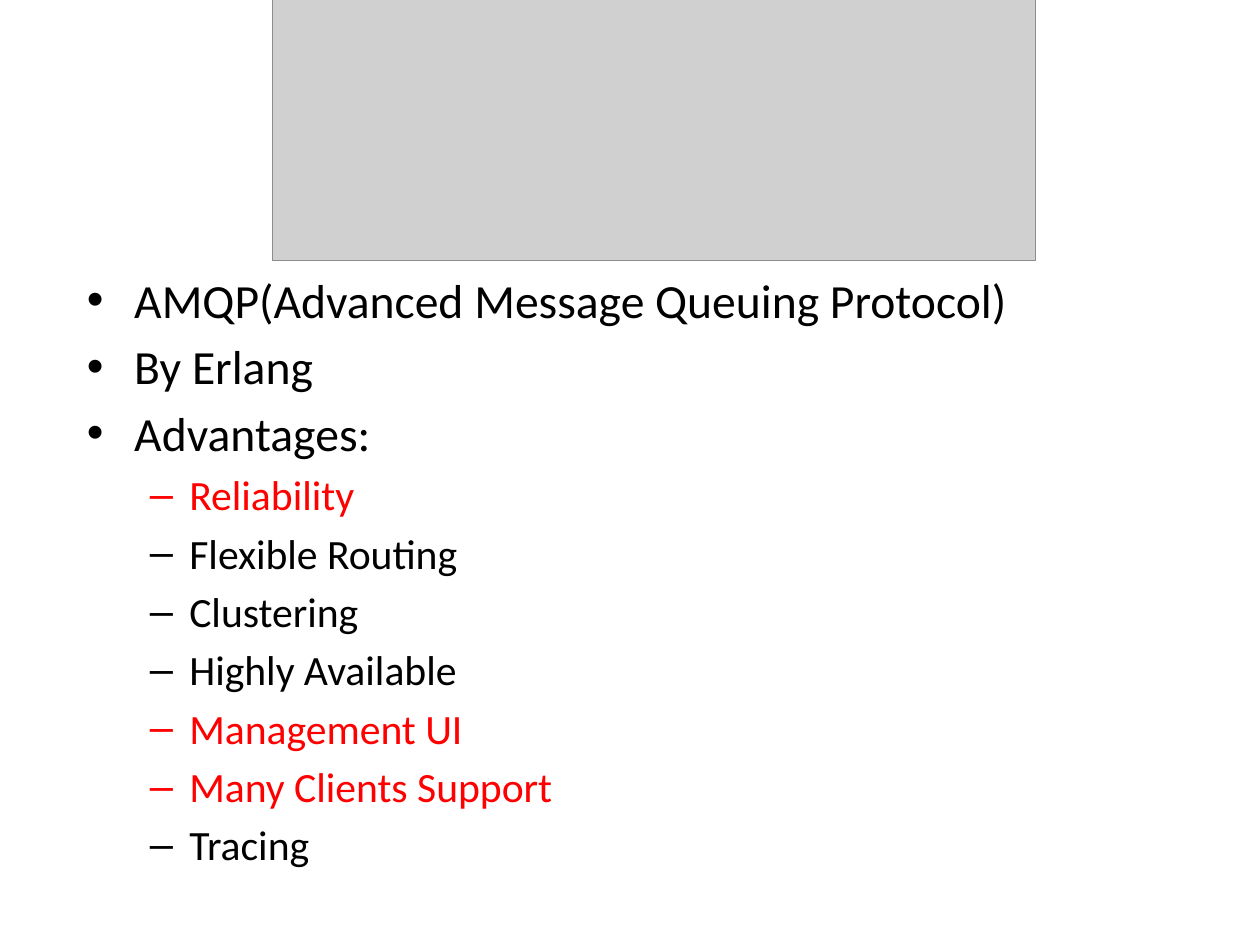
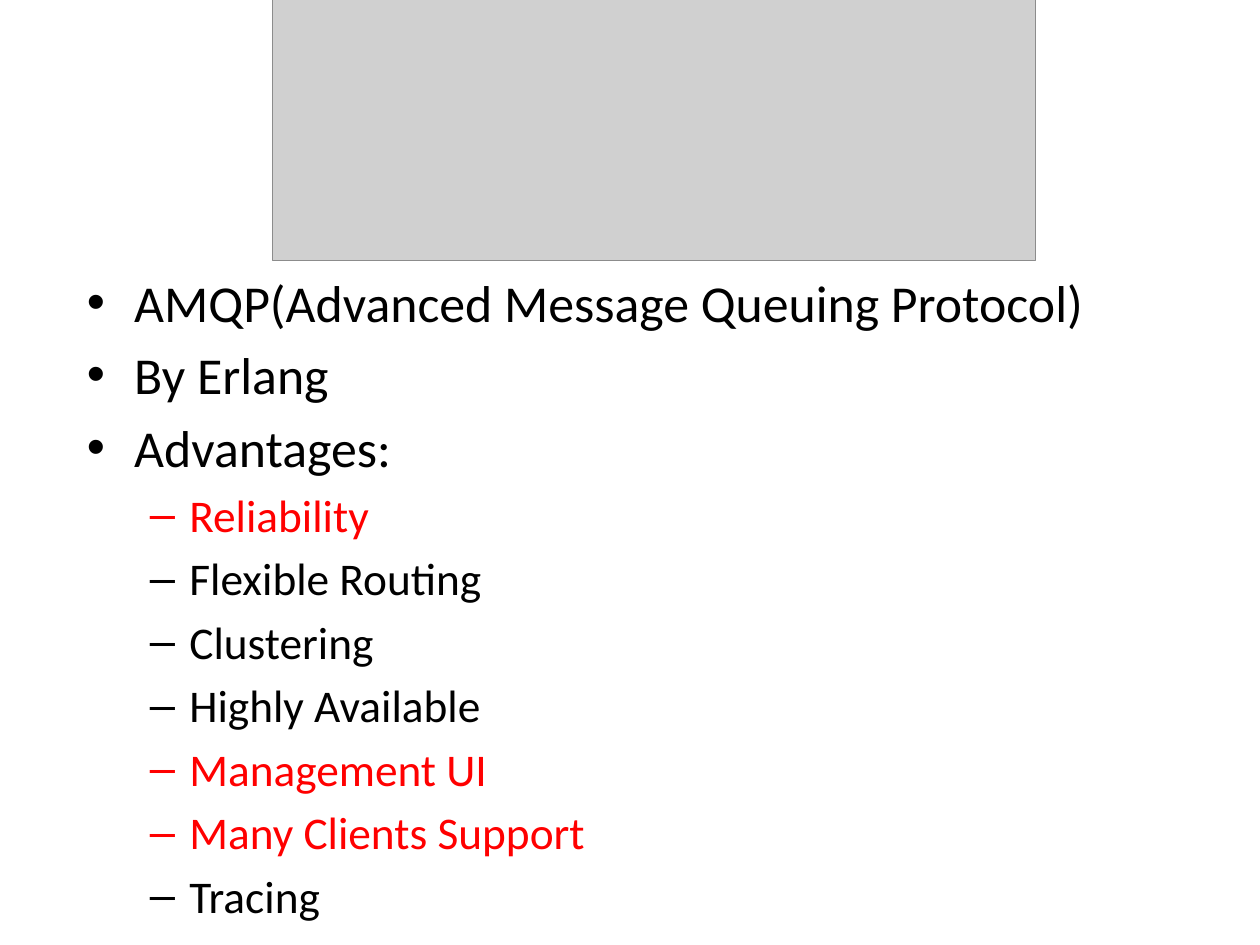
Before and after one commit to jimliu7434/microservice-sample, a slide deck: slide 5 of Microservice03.pptx. Drawn at 1260x945 pixels with LibreOffice and Linux fonts; fonts in the diff are those of the drawing; grey boxes stand for pictures. Boxes give left, top, right and bottom in pixels: in the first picture for what was removed or moved away, otherwise in the second. Text is boxed around its words. In the diff, an @@ line names an element or a change of style, - is before the commit and + after.

```diff
--- a/Microservice03.pptx
+++ b/Microservice03.pptx
@@ text "AMQP(Advanced Message Queuing Protocol)" at [134, 284, 1083, 857]: size 27.2 to 29.6 pt in "AMQP(Advanced Message Queuing Protocol)", "By Erlang", "Advantages:"; size 23.8 to 25.9 pt in "Reliability", "Flexible Routing", "Clustering", "Highly Available" and 3 more places @@
```
Also in this commit, not shown: 1 other slide changed, 1 slide removed, 1 other file.
